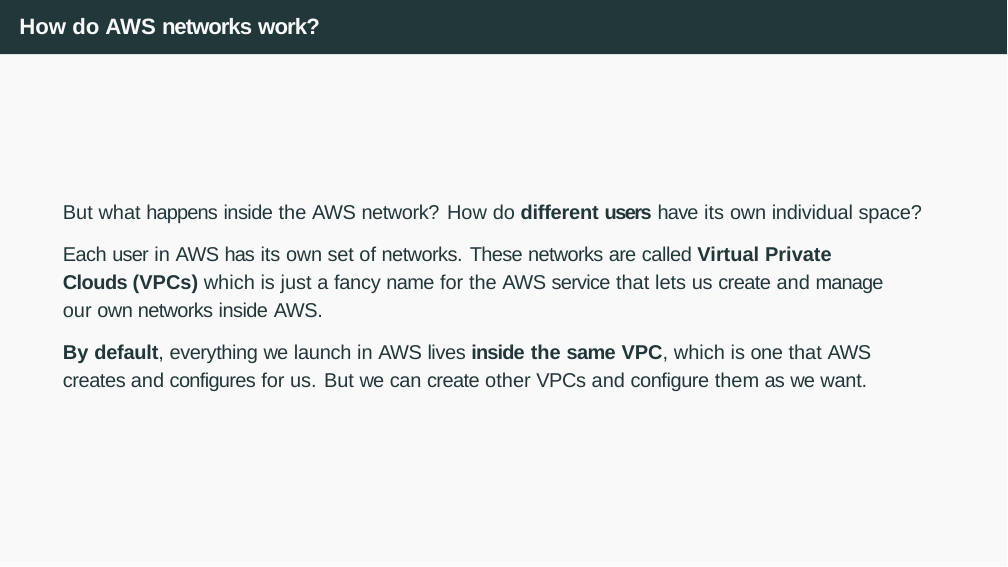
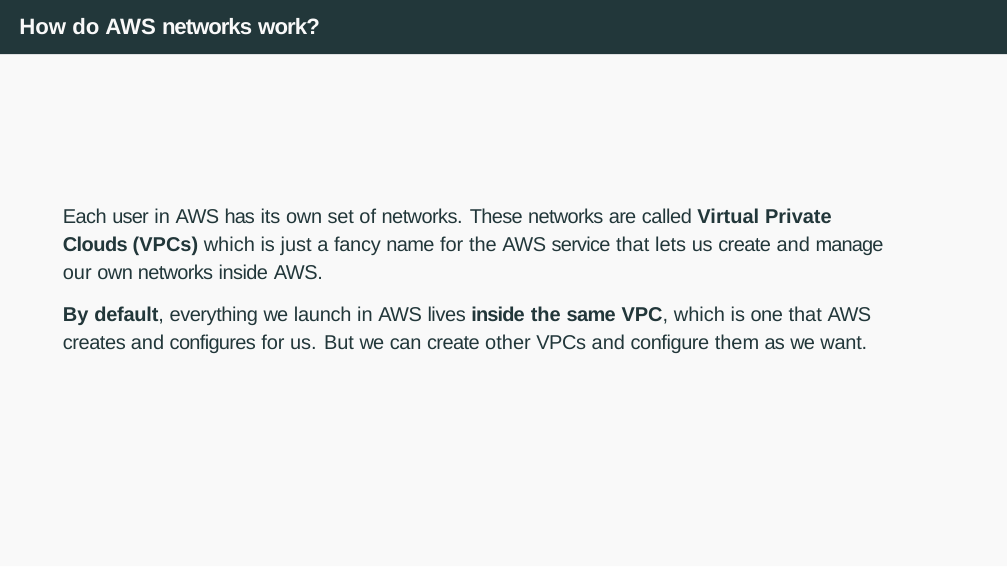
Before and after one commit to francescsolsonatehas/HPDCB, a slide deck: slide 38 of src/slides/Session 6 & 7 - AWS Networking-2026.pptx (slide 42 before the commit). Drawn at 1008x567 pixels with LibreOffice and Linux fonts; fonts in the diff are those of the drawing. Boxes give left, top, right and bottom in pixels: in the first picture for what was removed or moved away, otherwise in the second. Text is boxed around its words. In the diff, an @@ line names an element or a change of style, - is before the commit and + after.

```diff
--- a/src/slides/Session 6 & 7 - AWS Networking-2026.pptx
+++ b/src/slides/Session 6 & 7 - AWS Networking-2026.pptx
@@ text at box(63, 204, 922, 223): paragraph removed @@
-But what happens inside the AWS network? How do different users have its own individual space?
```
Also in this commit, not shown: 2 other slides changed, 5 slides removed, 1 other file.
